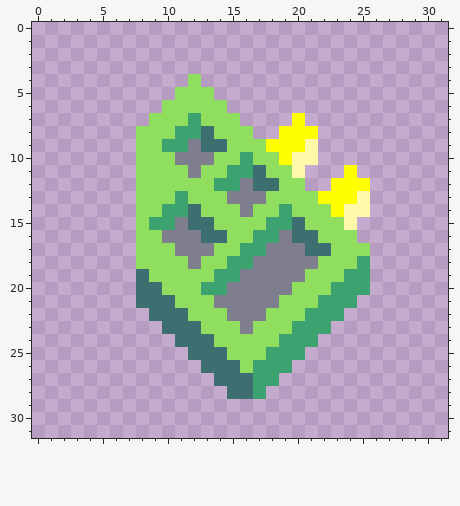
A pixel-art sprite gets an edit: sprites/items/circuit.png. Above, as it was before the edit.
The file is 32x32 pixels.
After:
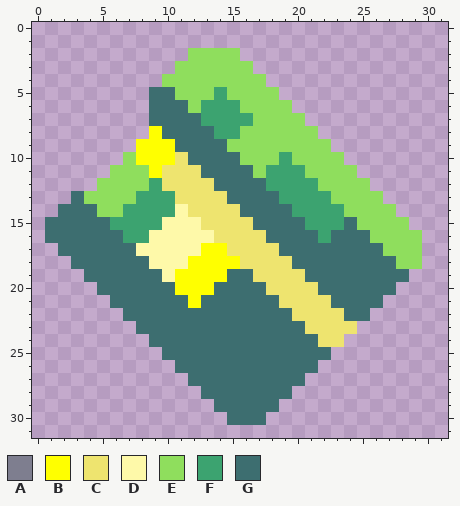
Palette (. is transparent): A #7e7e8f  B #ffff00  C #eee46f  D #fef9a9  E #8fde5d  F #3ca370  G #3d6e70
Changes in this commit:
Changed rows in their new state; - is an unchanged pixel.
first column x 1:
 2 -----------EEEE--------------
 3 ----------EEEEEE-------------
 4 ---------EE-EEEEE------------
 5 --------GG---FEEEE-----------
 6 --------GGG-FFFEEEE----------
 7 --------GGGGFFFFEEEE---------
 8 -------.BGGG-FF-EEEEE--------
 9 -------BBBGG-----EEEEE-------
10 ------EBBBCGGGGE--FEEEE------
11 -----EE-BCCCGGGGEFFFEEEE-----
12 ----EEE-FCCCCGGG-FFFFEEEE----
13 --GEEEEFFFCCCCGGGGFFFFEEEE---
14 -GGGEEFFF-DCCCCGGGGFFFFEEEE--
15 GGGGGFFF-DDDCCCCGGG-FFFGEEEE-
16 GGGGGGFFDDDDDCCCCGG--FGGGEEEE
17 -GGGGGGDDDDDBBCCCCGG--GGGGEEE
18 --GGGGGGDDDBBBBCCCCGGGGGGGGEE
19 ---GGGG-GDBBBBGGCCCCGGGGGGGG-
20 ----GGG--GBBBGGGGCCCCGGGGGG--
21 -----GG---GBGGGGGGCCCCGGGG---
22 ------GG---GGGGGGGGCCCCGG----
23 -------GG---GGGGGGGGCCCC-----
24 --------GG---GGGGGGGGCC------
25 ---------GG---GGGGGGGG-------
26 ----------GG---GGGGGG--------
27 -----------GG---GGGG---------
28 ------------GG--GGG----------
29 -------------GGGGG-----------
30 --------------GGG------------
Pixel boxes of the changes (left, top, right, bottom) in both pictures:
changed: (45, 48, 422, 425)
